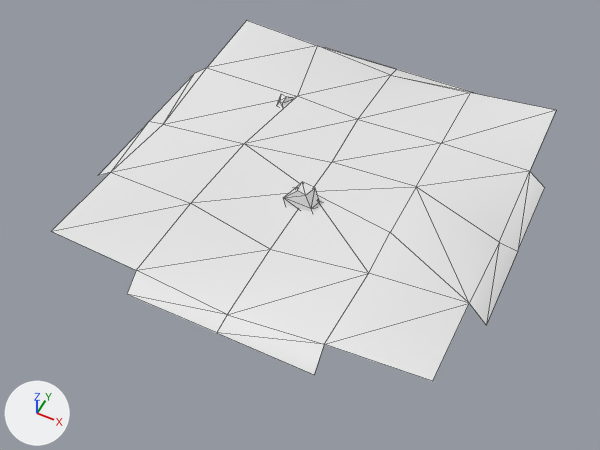
What one commit did to the glTF model resources/Models/UnderWaterRoom12_a1.glb.
Before and after are seen from a camera (50 mm lens) standing at (13.3, -28.9, 31.8) and looking at (0.0, -2.4, -1.3). The axes (+X, +Y, +Z) are drawn at lower left. The lights are the same throughout. The first picture is the older version. Mesh edges are drawn as thin lines. Vertices at exactly the same position are counted once.

Objects in the first picture: 'LittleRock', 'SeaFloor.012'.
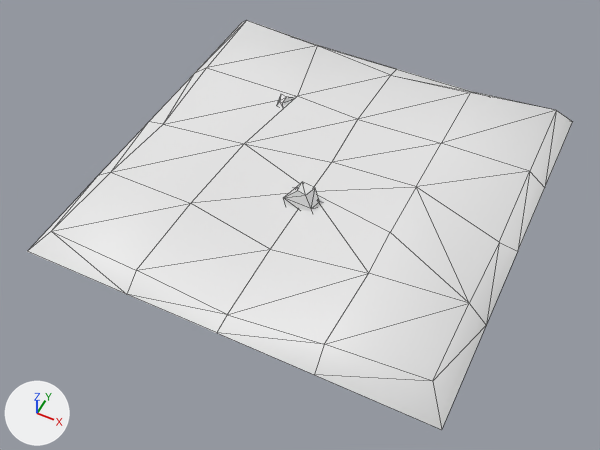
Changed parts and their boxes (x1, y1, x2, y2) in the pictures (600 x 450 px):
'SeaFloor.012', reshaped (8% wider, 14% taller): before (52, 20, 556, 381); after (27, 20, 573, 430)
part 1 of me_plane_030, added: after (27, 172, 136, 294)
part 2 of me_plane_030, added: after (314, 304, 486, 430)
part 3 of me_plane_030, added: after (195, 21, 322, 73)
part 4 of me_plane_030, added: after (471, 92, 573, 187)

Edits to the bpy script that builds the scene:
```text
Change me_plane_030:
    used by ob_seafloor_012; location = (0.0, 0.0, 0.0)
    verts and faces of me_plane_030; kept vertices keep their numbers, new ones are numbered from 39
    before: 0 (-10.0, -10.0, 0.8) at pixel (51, 231), 9 (-10.0, -5.0, 0.5) at pixel (110, 172), 14 (-5.0, -10.0, 0.5) at pixel (136, 270), 27 (-11.0, -5.0, -0.2) at pixel (97, 175), 37 (-5.0, -11.0, -0.2) at pixel (126, 294)
    before: 1 (10.0, -10.0, 1.5) at pixel (432, 381), 10 (5.0, -10.0, 0.9) at pixel (324, 344), 15 (10.0, -5.0, 0.9) at pixel (469, 303), 34 (11.0, -5.0, -0.2) at pixel (486, 325), 36 (5.0, -11.0, -0.2) at pixel (314, 374)
    before: 2 (-10.0, 10.0, 0.9) at pixel (246, 20), 12 (-5.0, 10.0, 0.6) at pixel (317, 45), 13 (-10.0, 5.0, 0.6) at pixel (206, 67), 28 (-11.0, 5.0, -0.2) at pixel (194, 73), 30 (-5.0, 11.0, -0.2) at pixel (323, 47)
    before: 3 (10.0, 10.0, 1.0) at pixel (556, 110), 11 (10.0, 5.0, 0.6) at pixel (529, 171), 16 (5.0, 10.0, 0.5) at pixel (470, 92), 31 (5.0, 11.0, -0.2) at pixel (473, 92), 33 (11.0, 5.0, -0.2) at pixel (544, 187)
    remove me_plane_030.from_pydata(...)  # 39 vertices, 52 faces; spans x -11.0..11.0, y -11.0..11.0, z -0.2..1.5
    add me_plane_030.from_pydata(...)  # 43 vertices, 68 faces; spans x -11.0..11.0, y -11.0..11.0, z -0.2..1.5
    me_plane_030 part 1
    add verts[39] = (-11.0, -11.0, -0.2)  # pixel (27, 251)
    add faces += [(0, 9, 27), (0, 27, 39), (0, 39, 37), (0, 37, 14)]
    me_plane_030 part 2
    add verts[40] = (11.0, -11.0, -0.2)  # pixel (441, 429)
    add faces += [(1, 40, 34), (1, 34, 15), (1, 10, 36), (1, 36, 40)]
    me_plane_030 part 3
    add verts[41] = (-11.0, 11.0, -0.2)  # pixel (241, 22)
    add faces += [(2, 41, 28), (2, 28, 13), (2, 12, 30), (2, 30, 41)]
    me_plane_030 part 4
    add verts[42] = (11.0, 11.0, -0.2)  # pixel (572, 121)
    add faces += [(3, 42, 31), (3, 31, 16), (3, 11, 33), (3, 33, 42)]
```
